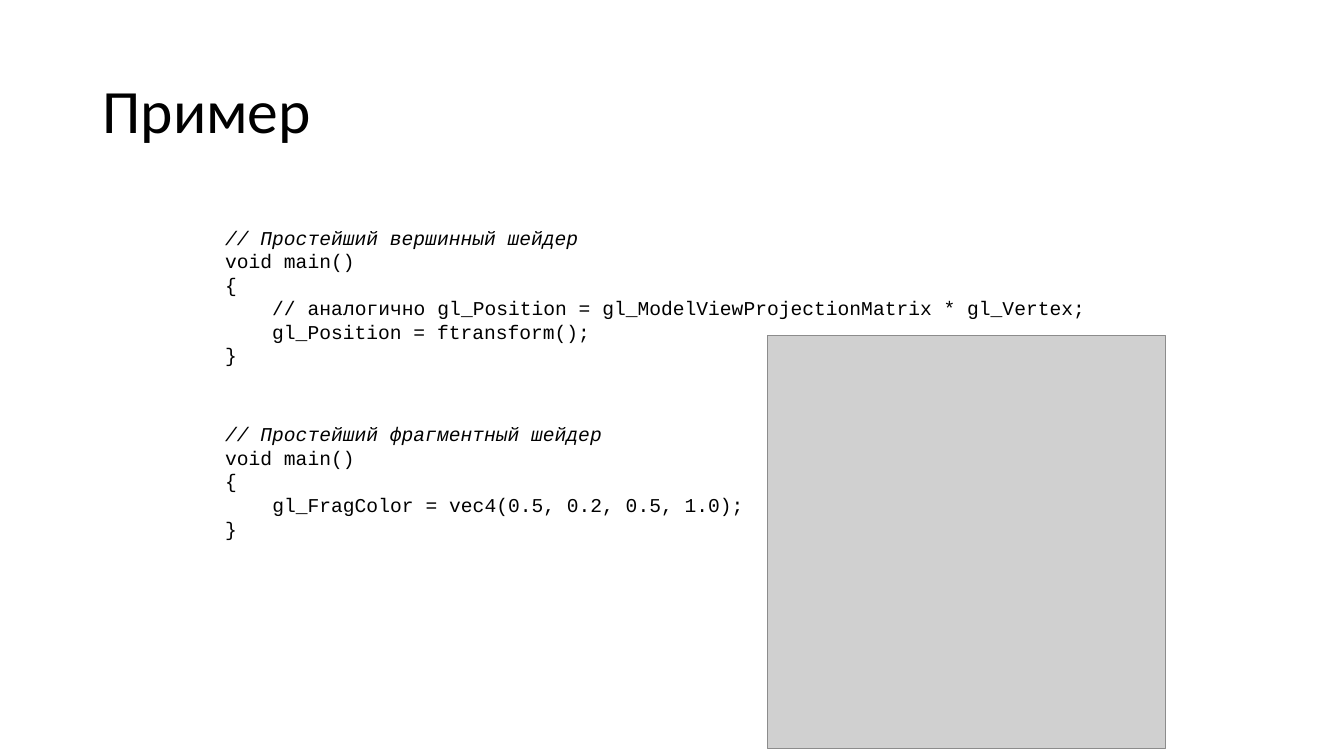
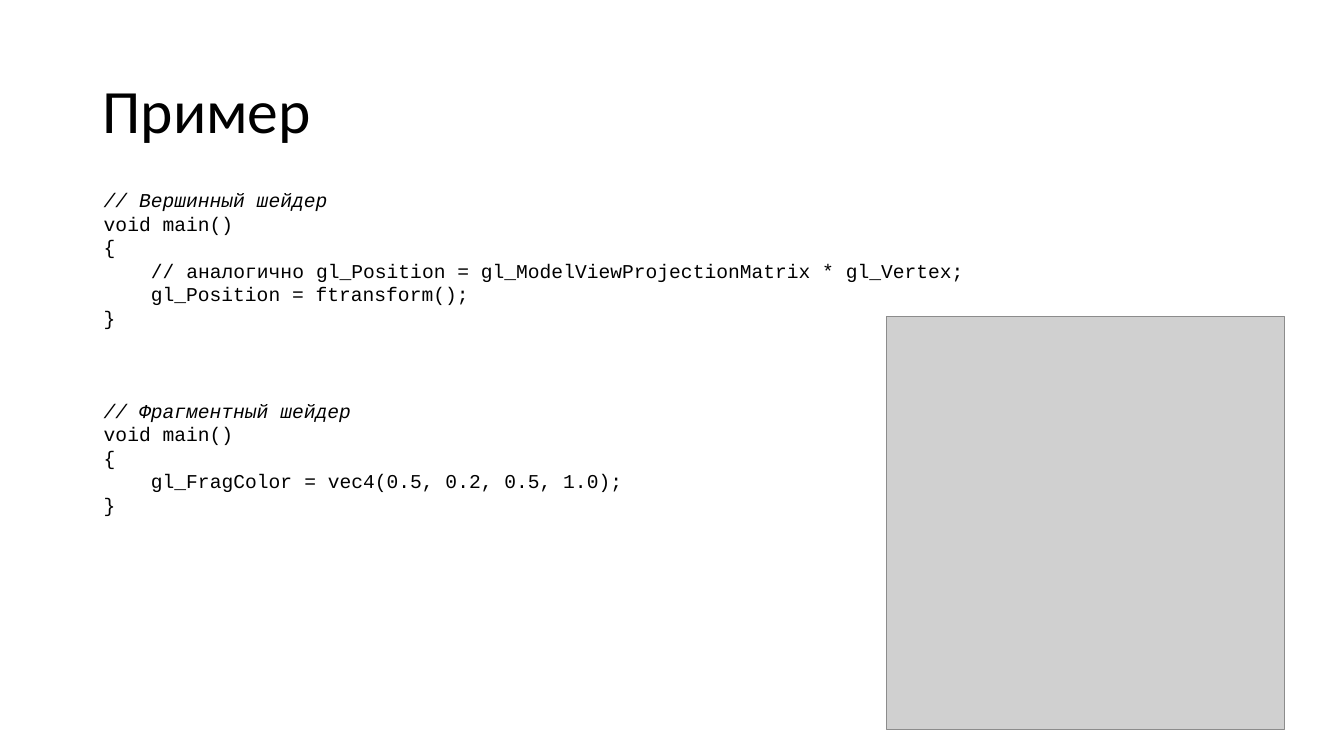
Before and after one commit to alexey-malov/cg-course, a slide deck: slide 5 of lectures/08/08 - Практическое использование шейдеров.pptx (slide 3 before the commit). Drawn at 1344x756 pixels with LibreOffice and Linux fonts; fonts in the diff are those of the drawing; grey boxes stand for pictures. Boxes give left, top, right and bottom in pixels: in the first picture for what was removed or moved away, otherwise in the second. Text is boxed around its words. In the diff, an @@ line names an element or a change of style, - is before the commit and + after.

Commit message:
Обновил лекцию "Практическое применение шейдеров"

```diff
--- a/lectures/08/08 - Практическое использование шейдеров.pptx
+++ b/lectures/08/08 - Практическое использование шейдеров.pptx
@@ text "// Вершинный шейдер" moved from (x1=225, y1=231, x2=1085, y2=343) to (x1=104, y1=194, x2=964, y2=305) @@
@@ text at (x1=139, y1=194, x2=328, y2=211): text changed @@
-// Простейший вершинный шейдер
+// Вершинный шейдер
@@ picture moved from (x1=767, y1=336, x2=1166, y2=749) to (x1=886, y1=317, x2=1285, y2=730) @@
@@ text "// Фрагментный шейдер" moved from (x1=225, y1=428, x2=744, y2=516) to (x1=104, y1=404, x2=622, y2=492) @@
@@ text at (x1=139, y1=404, x2=351, y2=422): text changed @@
-// Простейший фрагментный шейдер
+// Фрагментный шейдер
```
Also in this commit, not shown: 13 other slides changed, 9 slides added, 6 slides removed, 1 other file.
